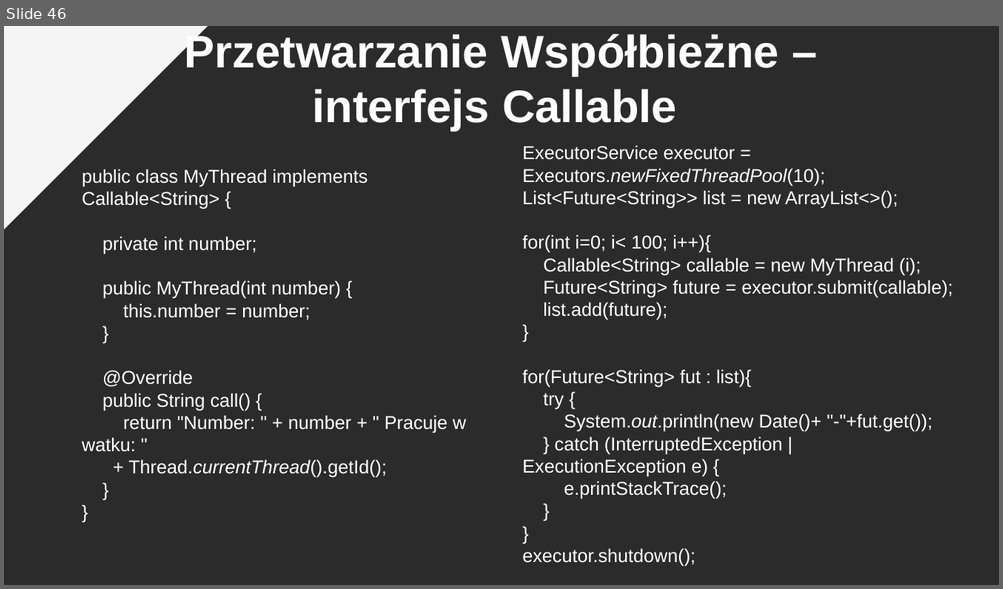
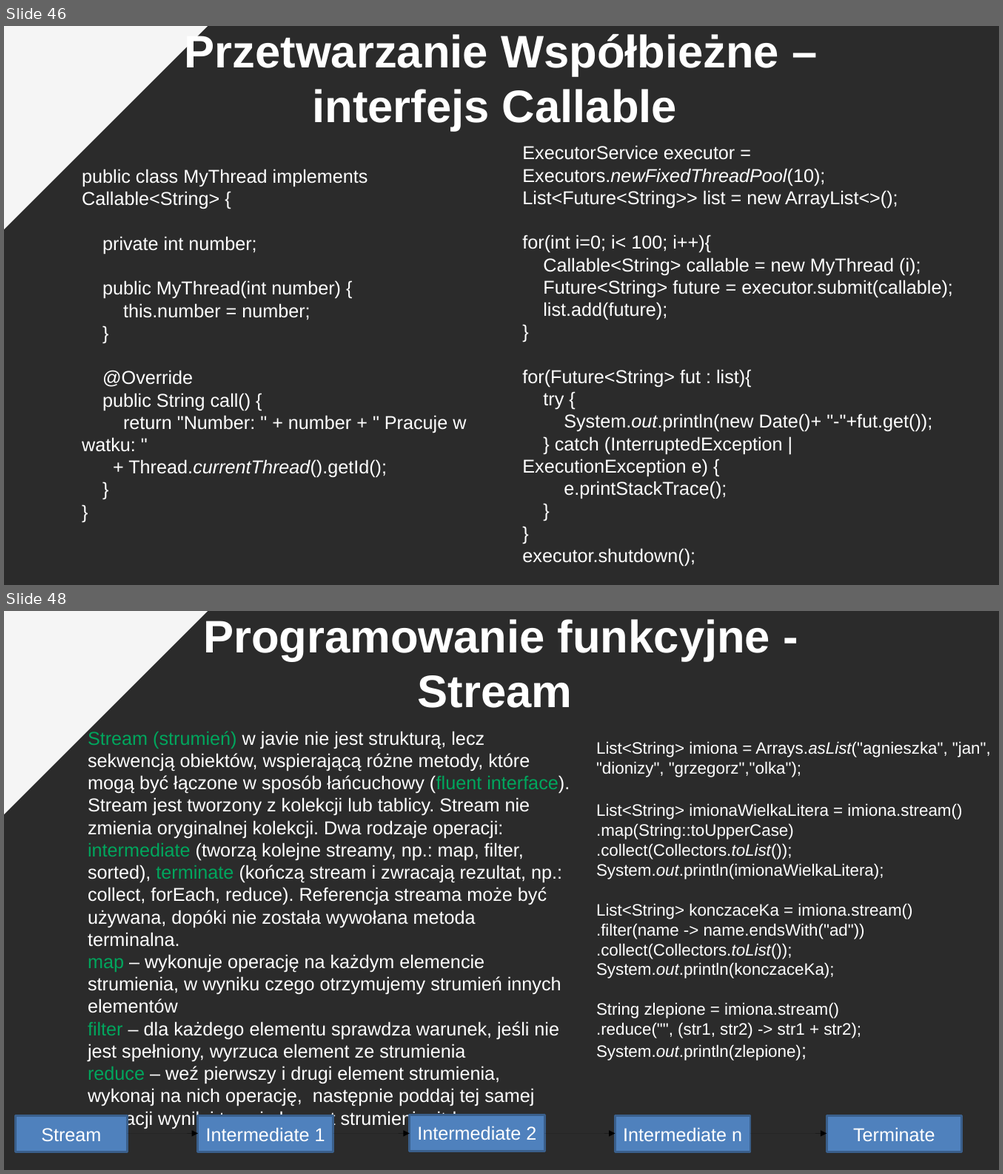
Before and after one commit to pkrajnik/WprowadzenieDoJava4Zajecia, a slide deck: WprowadzenieDoJezykaJAVA_v2_PiotrKrajnik.pptx. Shown one above the other, each under a label of ours: slide 46 before the commit, slides 46 and 48 after it; the slides between them are not shown. The pictures are 1003x589 and 1003x1174 pixels, drawn with LibreOffice and Linux fonts; fonts in the diff are those of the drawing; background and template pictures are left out; a plain dark background stands for a picture behind light text. Boxes give left, top, right and bottom in pixels: in the first picture for what was removed or moved away, otherwise in the second. Text is boxed around its words. In the diff, an @@ line names an element or a change of style, - is before the commit and + after.

```diff
--- a/WprowadzenieDoJezykaJAVA_v2_PiotrKrajnik.pptx
+++ b/WprowadzenieDoJezykaJAVA_v2_PiotrKrajnik.pptx
@@ slide 48 added at box(4, 611, 999, 1170), background picture (left out); not listed: 1 template element that a slide beside it also shows @@
@@ text added at box(203, 619, 770, 708), 44 pt, text #FFFFFF, bold @@
+Programowanie funkcyjne - Stream
@@ text added at box(88, 729, 569, 1129), 18 pt, text #FFFFFF @@
+Stream (strumień) w javie nie jest strukturą, lecz sekwencją obiektów, wspierającą różne metody, które mogą być łączone w sposób łańcuchowy (fluent interface). Stream jest tworzony z kolekcji lub tablicy. Stream nie zmienia oryginalnej kolekcji. Dwa rodzaje operacji: intermediate (tworzą kolejne streamy, np.: map, filter, sorted), terminate (kończą stream i zwracają rezultat, np.: collect, forEach, reduce). Referencja streama może być używana, dopóki nie została wywołana metoda terminalna.
+map – wykonuje operację na każdym elemencie strumienia, w wyniku czego otrzymujemy strumień innych elementów
+filter – dla każdego elementu sprawdza warunek, jeśli nie jest spełniony, wyrzuca element ze strumienia
+reduce – weź pierwszy i drugi element strumienia, wykonaj na nich operację, następnie poddaj tej samej operacji wynik i trzeci element strumienia, itd..
@@ text added at box(596, 741, 990, 1061), 16 pt, text #FFFFFF @@
+List<String> imiona = Arrays.asList("agnieszka", "jan", "dionizy", "grzegorz","olka");
+List<String> imionaWielkaLitera = imiona.stream()
+.map(String::toUpperCase)
+.collect(Collectors.toList());
+System.out.println(imionaWielkaLitera);
+List<String> konczaceKa = imiona.stream()
+.filter(name -> name.endsWith("ad"))
+.collect(Collectors.toList());
+System.out.println(konczaceKa);
+String zlepione = imiona.stream()
+.reduce("", (str1, str2) -> str1 + str2);
+System.out.println(zlepione);
@@ rectangle added at box(15, 1116, 127, 1153), fill #4F81BD, outline #3A5F8C 2 pt, 18 pt, text #FFFFFF @@
+Stream
@@ rectangle added at box(198, 1116, 333, 1153), fill #4F81BD, outline #3A5F8C 2 pt, 18 pt, text #FFFFFF @@
+Intermediate 1
@@ rectangle added at box(409, 1116, 544, 1152), fill #4F81BD, outline #3A5F8C 2 pt, 18 pt, text #FFFFFF @@
+Intermediate 2
@@ rectangle added at box(615, 1116, 750, 1153), fill #4F81BD, outline #3A5F8C 2 pt, 18 pt, text #FFFFFF @@
+Intermediate n
@@ rectangle added at box(826, 1116, 962, 1153), fill #4F81BD, outline #3A5F8C 2 pt, 18 pt, text #FFFFFF @@
+Terminate
@@ arrow added from (127, 1134) to (198, 1134), #000000 0.75 pt @@
@@ arrow added from (333, 1134) to (409, 1134), #000000 0.75 pt @@
@@ arrow added from (544, 1134) to (615, 1134), #000000 0.75 pt @@
@@ arrow added from (750, 1134) to (826, 1134), #000000 0.75 pt @@
```
Also in this commit, not shown: 2 slides changed, 3 other slides added.
